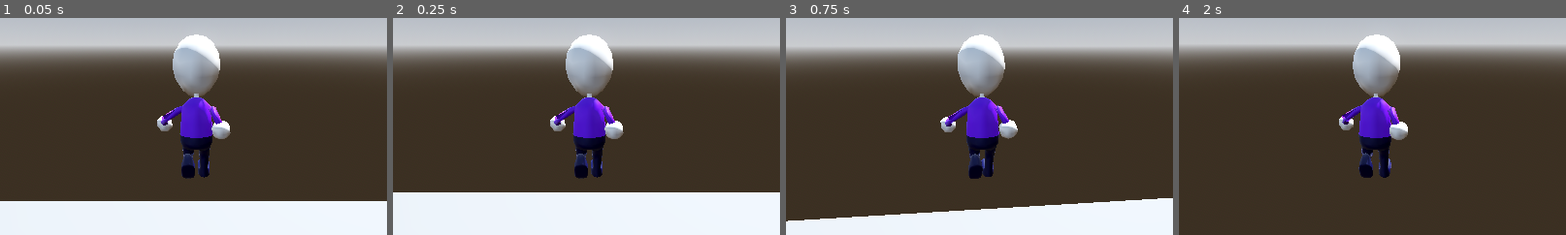
Above: before the commit, frames 1-4 (left to right).
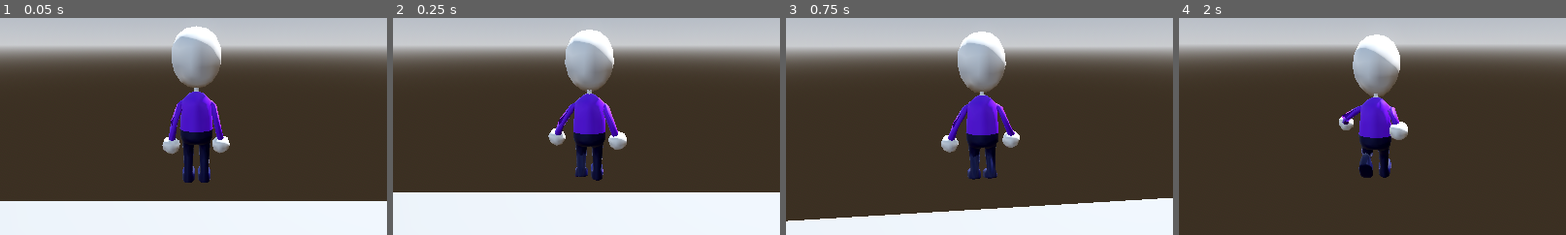
Above: after the commit, the same moments.

Repository: Zencode22/Lo-Fi_Magic
Game: Godot game, scene res://Level.tscn
Same seed, same stepped clock (60 frames per second), same inputs: the game is played once before the commit and once after it.
Inputs (mouse positions are % of the whole screen's width and height, from its top left):
- Up to frame 1 (0.05 s): no input
- Up to frame 2 (0.25 s): no input
- Up to frame 3 (0.75 s): move the mouse to (55, 50) at 0.52 s; hold W (move_forward) from 0.53 s (still down); tap Space (jump) at 0.6 s
- Up to frame 4 (2 s): keep holding W (move_forward); tap Space (jump) at 0.77, 1.07, 1.35, 1.52, 1.82 s; move the mouse to (45, 50) at 1.27 s
The pictures show only the part of the screen within x 25-75%, y 32-82%; the shares and areas given below are measured in that part.

The runs differ from the first frame. In frame 1, 5.0% of the frame differs, in the area x 40-60%, y 3-76%; in frame 2, 3.4%; in frame 3, 3.2%; in frame 4, nothing differs.

Commit message:
Animation System polishing

Diff:
--- a/lo-fi-magic/lo_fi_magic_temp_character.tscn
+++ b/lo-fi-magic/lo_fi_magic_temp_character.tscn
@@ -18,57 +18,92 @@
 animation = &"Walk"
 
 [sub_resource type="AnimationNodeStateMachineTransition" id="AnimationNodeStateMachineTransition_tgg1h"]
+xfade_time = 0.1
 switch_mode = 1
 advance_mode = 2
 
 [sub_resource type="AnimationNodeStateMachineTransition" id="AnimationNodeStateMachineTransition_4jpha"]
+xfade_time = 0.2
+switch_mode = 1
 advance_mode = 2
 advance_condition = &"walk"
 
 [sub_resource type="AnimationNodeStateMachineTransition" id="AnimationNodeStateMachineTransition_n3cnk"]
+xfade_time = 0.1
+switch_mode = 1
 advance_mode = 2
 advance_condition = &"run"
 
 [sub_resource type="AnimationNodeStateMachineTransition" id="AnimationNodeStateMachineTransition_e0xrq"]
+xfade_time = 0.1
+switch_mode = 1
 advance_mode = 2
 advance_condition = &"walk"
 
 [sub_resource type="AnimationNodeStateMachineTransition" id="AnimationNodeStateMachineTransition_aih7e"]
+xfade_time = 0.2
+switch_mode = 1
 advance_mode = 2
 advance_condition = &"idle"
 
 [sub_resource type="AnimationNodeStateMachineTransition" id="AnimationNodeStateMachineTransition_4wf4r"]
+xfade_time = 0.1
+switch_mode = 1
 advance_mode = 2
 advance_condition = &"idle"
 
 [sub_resource type="AnimationNodeStateMachineTransition" id="AnimationNodeStateMachineTransition_3f0m7"]
+xfade_time = 0.1
 advance_mode = 2
 advance_condition = &"Jump"
 
 [sub_resource type="AnimationNodeStateMachineTransition" id="AnimationNodeStateMachineTransition_33vaq"]
+xfade_time = 0.1
 advance_mode = 2
+advance_condition = &"Jump"
 
-[sub_resource type="AnimationNodeStateMachineTransition" id="AnimationNodeStateMachineTransition_kmqyd"]
-switch_mode = 2
+[sub_resource type="AnimationNodeStateMachineTransition" id="AnimationNodeStateMachineTransition_5c5lt"]
 advance_mode = 2
-advance_condition = &"InAir"
+advance_condition = &"Jump"
 
 [sub_resource type="AnimationNodeStateMachineTransition" id="AnimationNodeStateMachineTransition_5slqb"]
+xfade_time = 0.3
 switch_mode = 2
 advance_mode = 2
 advance_condition = &"idle"
 
 [sub_resource type="AnimationNodeStateMachineTransition" id="AnimationNodeStateMachineTransition_78jtk"]
+xfade_time = 0.3
+advance_mode = 2
+advance_condition = &"InAir"
+
+[sub_resource type="AnimationNodeStateMachineTransition" id="AnimationNodeStateMachineTransition_aqr14"]
+xfade_time = 0.3
 advance_mode = 2
 advance_condition = &"InAir"
 
 [sub_resource type="AnimationNodeStateMachineTransition" id="AnimationNodeStateMachineTransition_l35dq"]
+xfade_time = 0.3
+switch_mode = 1
 advance_mode = 2
 advance_condition = &"InAir"
 
-[sub_resource type="AnimationNodeStateMachineTransition" id="AnimationNodeStateMachineTransition_aqr14"]
+[sub_resource type="AnimationNodeStateMachineTransition" id="AnimationNodeStateMachineTransition_kmqyd"]
+xfade_time = 0.3
+switch_mode = 2
 advance_mode = 2
-advance_condition = &"InAir"
+
+[sub_resource type="AnimationNodeStateMachineTransition" id="AnimationNodeStateMachineTransition_vqklx"]
+xfade_time = 0.3
+switch_mode = 2
+advance_mode = 2
+advance_condition = &"walk"
+
+[sub_resource type="AnimationNodeStateMachineTransition" id="AnimationNodeStateMachineTransition_p0lyo"]
+xfade_time = 0.3
+switch_mode = 2
+advance_mode = 2
+advance_condition = &"run"
 
 [sub_resource type="AnimationNodeStateMachine" id="AnimationNodeStateMachine_735cc"]
 states/Idle/node = SubResource("AnimationNodeAnimation_aqr14")
@@ -76,43 +111,46 @@
 states/Jump/node = SubResource("AnimationNodeAnimation_5c5lt")
 states/Jump/position = Vector2(205.00002, -37)
 states/MidAir_Pose/node = SubResource("AnimationNodeAnimation_vqklx")
-states/MidAir_Pose/position = Vector2(345, 35)
+states/MidAir_Pose/position = Vector2(369, 35)
 states/Run/node = SubResource("AnimationNodeAnimation_p0lyo")
 states/Run/position = Vector2(62, 35)
 states/Start/position = Vector2(62, 117)
 states/Walk/node = SubResource("AnimationNodeAnimation_uhg70")
 states/Walk/position = Vector2(205.00002, 35)
-transitions = ["Start", "Idle", SubResource("AnimationNodeSt …(505 unchanged characters)… ionNodeStateMachineTransition_33vaq"), "Jump", "MidAir_Pose", SubResource("AnimationNodeStateMachineTransition_kmqyd"), "MidAir_Pose", "Idle", SubResource("AnimationNodeStateMachineTransition_5slqb"), "Run", "MidAir_Pose", SubResource("AnimationNodeStateMachineTransition_78jtk"), "Walk", "MidAir_Pose", SubResource("AnimationNodeStateMachineTransition_l35dq"), "Idle", "MidAir_Pose", SubResource("AnimationNodeStateMachineTransition_aqr14")]
-graph_offset = Vector2(-202.99998, -80)
+transitions = ["Start", "Idle", SubResource("AnimationNodeSt …(505 unchanged characters)… ionNodeStateMachineTransition_33vaq"), "Idle", "Jump", SubResource("AnimationNodeStateMachineTransition_5c5lt"), "MidAir_Pose", "Idle", SubResource("AnimationNodeStateMachineTransition_5slqb"), "Run", "MidAir_Pose", SubResource("AnimationNodeStateMachineTransition_78jtk"), "Idle", "MidAir_Pose", SubResource("AnimationNodeStateMachineTransition_aqr14"), "Walk", "MidAir_Pose", SubResource("AnimationNodeStateMachineTransition_l35dq"), "Jump", "MidAir_Pose", SubResource("AnimationNodeStateMachineTransition_kmqyd"), "MidAir_Pose", "Walk", SubResource("AnimationNodeStateMachineTransition_vqklx"), "MidAir_Pose", "Run", SubResource("AnimationNodeStateMachineTransition_p0lyo")]
+graph_offset = Vector2(-351, -61)
 
 [node name="LoFi_Magic_Temp_Character" instance=ExtResource("1_aqr14")]
 
 [node name="Skeleton3D" parent="Armature_TempChar" index="0"]
-bones/0/position = Vector3(0.004069596, 0.48969558, -0.033702753)
-bones/0/rotation = Quaternion(-0.06817306, -0.00040344396, -0.005904543, 0.997656)
-bones/1/rotation = Quaternion(0.11422577, -3.9567283e-11, -3.2147307e-10, 0.9934548)
-bones/2/rotation = Quaternion(0.0068102754, -2.4322029e-11, 1.1229901e-10, 0.9999769)
-bones/3/rotation = Quaternion(0.00019659082, 2.7910537e-11, 2.531589e-10, 1)
-bones/4/rotation = Quaternion(0.54082835, 0.02389901, -0.81014746, -0.2249325)
-bones/5/rotation = Quaternion(0.053980928, -0.0020238482, 0.37313315, 0.92620385)
-bones/6/rotation = Quaternion(0.5475566, -0.014625945, 0.80919933, -0.21251906)
-bones/7/rotation = Quaternion(0.050295793, 0.0020458475, -0.34766018, 0.9362685)
-bones/8/rotation = Quaternion(0.99196225, 0.00036547807, 0.0027377866, 0.12650384)
-bones/9/rotation = Quaternion(0.25761405, 4.86415e-10, -1.3776807e-09, 0.9662479)
-bones/10/rotation = Quaternion(0.99044263, 0.00031840403, 0.0027467706, 0.13789764)
-bones/11/rotation = Quaternion(0.27767807, 3.1090547e-10, 3.4556522e-09, 0.9606742)
-bones/12/position = Vector3(-0.26661238, 0.43772146, -0.0021744235)
+bones/0/position = Vector3(0, 0.45606115, 0.005330953)
+bones/0/rotation = Quaternion(-0.024903353, -3.7070764e-05, 0.0014881209, 0.9996888)
+bones/1/rotation = Quaternion(0.0894969, -9.7012104e-05, -0.0024589258, 0.99598414)
+bones/2/rotation = Quaternion(0.0008514532, 0.0005186916, 0.00032107797, 0.9999995)
+bones/3/rotation = Quaternion(0.003655219, 0.00051742926, 0.0003231082, 0.99999315)
+bones/4/rotation = Quaternion(0.56549084, -0.15753265, -0.7991945, -0.1291968)
+bones/5/rotation = Quaternion(0.063814156, -0.001956084, 0.44110307, 0.89518267)
+bones/6/rotation = Quaternion(0.46752518, -0.18252838, 0.798705, -0.33192477)
+bones/7/rotation = Quaternion(0.04961333, 0.0020497488, -0.3429428, 0.93804294)
+bones/8/rotation = Quaternion(0.9781617, -0.0020621947, 0.0003052443, -0.20783496)
+bones/9/rotation = Quaternion(0.5231481, -1.0104984e-10, -3.7598114e-10, 0.8522419)
+bones/10/rotation = Quaternion(0.95643413, -0.001941088, -0.0006633962, 0.2919413)
+bones/11/rotation = Quaternion(0.32882312, -7.108004e-11, -2.5342042e-10, 0.9443916)
+bones/12/position = Vector3(-0.26848012, 0.47731325, 0.26499933)
 bones/12/rotation = Quaternion(-0.7071068, 0, 0, 0.7071068)
-bones/13/position = Vector3(-0.26916173, 0.43778077, -0.17355636)
-bones/14/position = Vector3(0.27540317, 0.42621273, -0.0021744235)
+bones/13/position = Vector3(-0.2671819, 0.4342764, -0.1793569)
+bones/14/position = Vector3(0.27933317, 0.43724805, -0.15453936)
 bones/14/rotation = Quaternion(-0.7071068, 0, 0, 0.7071068)
-bones/15/position = Vector3(0.2536969, 0.41040862, -0.21886341)
-bones/16/rotation = Quaternion(-0.7071068, 0, 0, 0.7071068)
-bones/17/position = Vector3(7.450581e-09, 1.14629756e-07, -9.260659e-06)
+bones/15/position = Vector3(0.25567678, 0.41391298, -0.21306288)
+bones/16/position = Vector3(-0.0853, 0.26328284, -0.2539481)
+bones/16/rotation = Quaternion(-0.36047608, 0, 0, 0.9327685)
+bones/17/position = Vector3(7.450581e-09, 6.6985575e-07, -5.297194e-06)
 bones/18/rotation = Quaternion(-0.8073139, 0, 0, 0.59012216)
-bones/20/rotation = Quaternion(-0.7071068, 0, 0, 0.7071068)
-bones/21/position = Vector3(-7.450581e-09, 1.14629756e-07, -9.260659e-06)
+bones/20/position = Vector3(0.0853, 0.11063517, 0.10344758)
+bones/20/rotation = Quaternion(-0.7115493, 0, 0, 0.70263624)
+bones/21/position = Vector3(-7.450581e-09, -1.1495743e-07, 2.5350097e-08)
 bones/22/rotation = Quaternion(-0.8073139, 0, 0, 0.59012216)
+bones/23/position = Vector3(0, -0.29763082, 0.19648637)
 
 [node name="AnimationPlayer" parent="." index="1"]
 autoplay = "Idle"
--- a/lo-fi-magic/player.gd
+++ b/lo-fi-magic/player.gd
@@ -37,6 +37,7 @@
 	# https://youtu.be/eGt7ikx7FcQ?t=1554
 	$LoFi_Magic_Temp_Character/AnimationTree.set("parameters/conditions/idle", is_on_floor() && (input.x == 0 && input.z == 0) )
 	$LoFi_Magic_Temp_Character/AnimationTree.set("parameters/conditions/walk", is_on_floor() && (input.x != 0 || input.z != 0) )
+	$LoFi_Magic_Temp_Character/AnimationTree.set("parameters/conditions/Jump", Input.is_action_just_pressed("jump") && is_on_floor())
 	$LoFi_Magic_Temp_Character/AnimationTree.set("parameters/conditions/InAir", !is_on_floor())
 
 func is_on_floor() -> bool:
Not shown, changed: lo-fi-magic/LoFi_Magic_Temp_Character.glb.import
Not shown: 1 places in lo-fi-magic/lo_fi_magic_temp_character.tscn that only renumber resources
